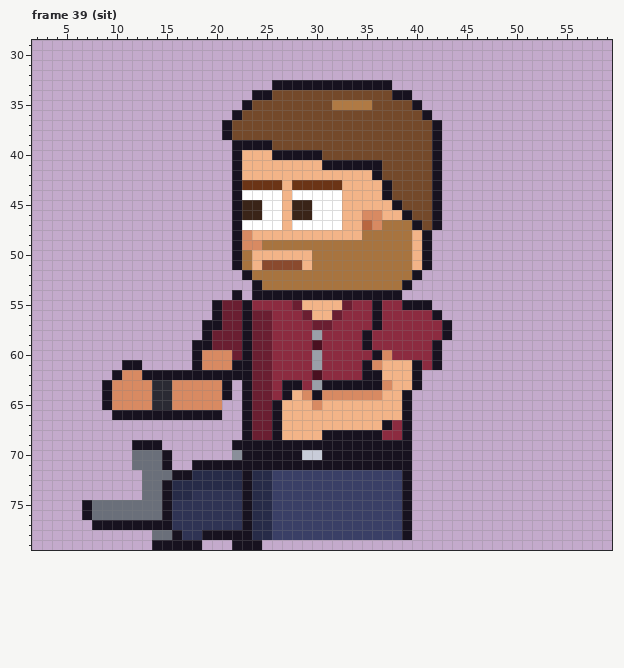
Pixel-art file: sprites/staff/office_adult_left_anim.aseprite. Above is the file before it was changed.
64x80 pixels, 85 frames. Colours within 5 levels of each other are drawn and written as one. Shown: frame 39 (sit): x 2..59, y 29..79. The commit also changed other frames, which this record leaves out.
The result:
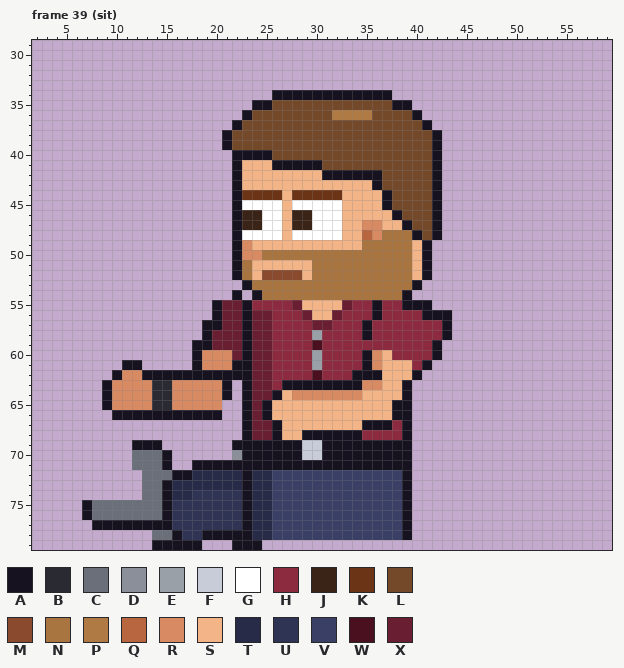
Palette (. is transparent): A #17121f  B #2a2a33  C #6a6f7a  D #8a8f9a  E #9aa0a8  F #c8ccd8  G #ffffff  H #8c2b40  J #3a2418  K #6b3416  L #74492a  M #8a4a2e  N #a8743f  P #b07a44  Q #b8663f  R #d88a62  S #f3b488  T #272b48  U #2f3354  V #3a3f66  W #4a1020  X #6a1e31
Changes in this commit:
Frame 39 (sit):
y 33: x 26..37 AAAAAAAAAAAA -> ............
y 34: x 24..39 AALLLLLLLLLLLLAA -> ..AAAAAAAAAAAA..
y 35: x 23..25 ALL -> .AA; x 32..35 PPPP -> LLLL; x 38..40 LLA -> AA.
y 36: x 22..23 AL -> .A; x 32..35 LLLL -> PPPP; x 40..41 LA -> A.
y 37: x 21..22 AL -> .A; x 41..42 LA -> A.
y 39: x 21..25 .AAAA -> ALLLL
y 40: x 23..30 SSSAAAAA -> AAALLLLL
y 41: x 26..36 SSSSSAAAAAA -> AAAAALLLLLL
y 42: x 31..35 SSSSS -> AAAAA
y 43: x 23..26 KKKK -> SSSS; x 28..32 KKKKK -> SSSSS; x 36..37 SA -> AL
y 44: x 23..26 GGGG -> KKKK; x 28..32 GGGGG -> KKKKK
y 45: x 23..24 JJ -> GG; x 28..29 JJ -> GG; x 37..38 SA -> AL
y 46: x 35..36 RR -> SS; x 38..39 SA -> AL
y 47: x 23..24 GG -> JJ; x 28..29 GG -> JJ; x 35 Q -> R; x 37..40 NNNA -> SSAL
y 48: x 23..26 RSSS -> GGGG; x 28..32 SSSSS -> GGGGG; x 35..36 NN -> QR; x 40..42 SA. -> ALA
y 49: x 24..34 RNNNNNNNNNN -> SSSSSSSSSSS
y 50: x 23..29 NSSSSSS -> RRNNNNN
y 51: x 25..28 MMMM -> SSSS
y 52: x 22..29 .ANNNNNN -> ANSMMMMS; x 40..41 A. -> SA
y 53: x 23..24 .A -> AN; x 39..40 A. -> NA
y 54: x 25..39 AAAAAAAAAAAAAA. -> NNNNNNNNNNNNNNA
y 56: x 41 H -> A; x 43 . -> A
y 57: x 35..36 HA -> AH
y 59: x 35 A -> H
y 60: x 35..37 HAR -> ARS
y 61: x 40..42 AHA -> HA.
y 62: x 34 H -> A
y 63: x 29..30 HE -> AA; x 35..37 AAR -> RRS; x 39..40 SA -> A.
y 64: x 26..28 HAS -> ASR; x 30 A -> R; x 35..36 RR -> SS
y 65: x 25..26 XA -> AS; x 30 R -> S; x 38 S -> A
y 66: x 25..26 XA -> AS; x 38 S -> A
y 67: x 35..36 SS -> AA
y 68: x 29..30 SS -> AA; x 35..36 AA -> HH
y 69: x 29..30 AA -> FF
Changed places in both pictures, as pixel boxes (x1, y1, x2, y2):
changed: (222, 80, 452, 450)
